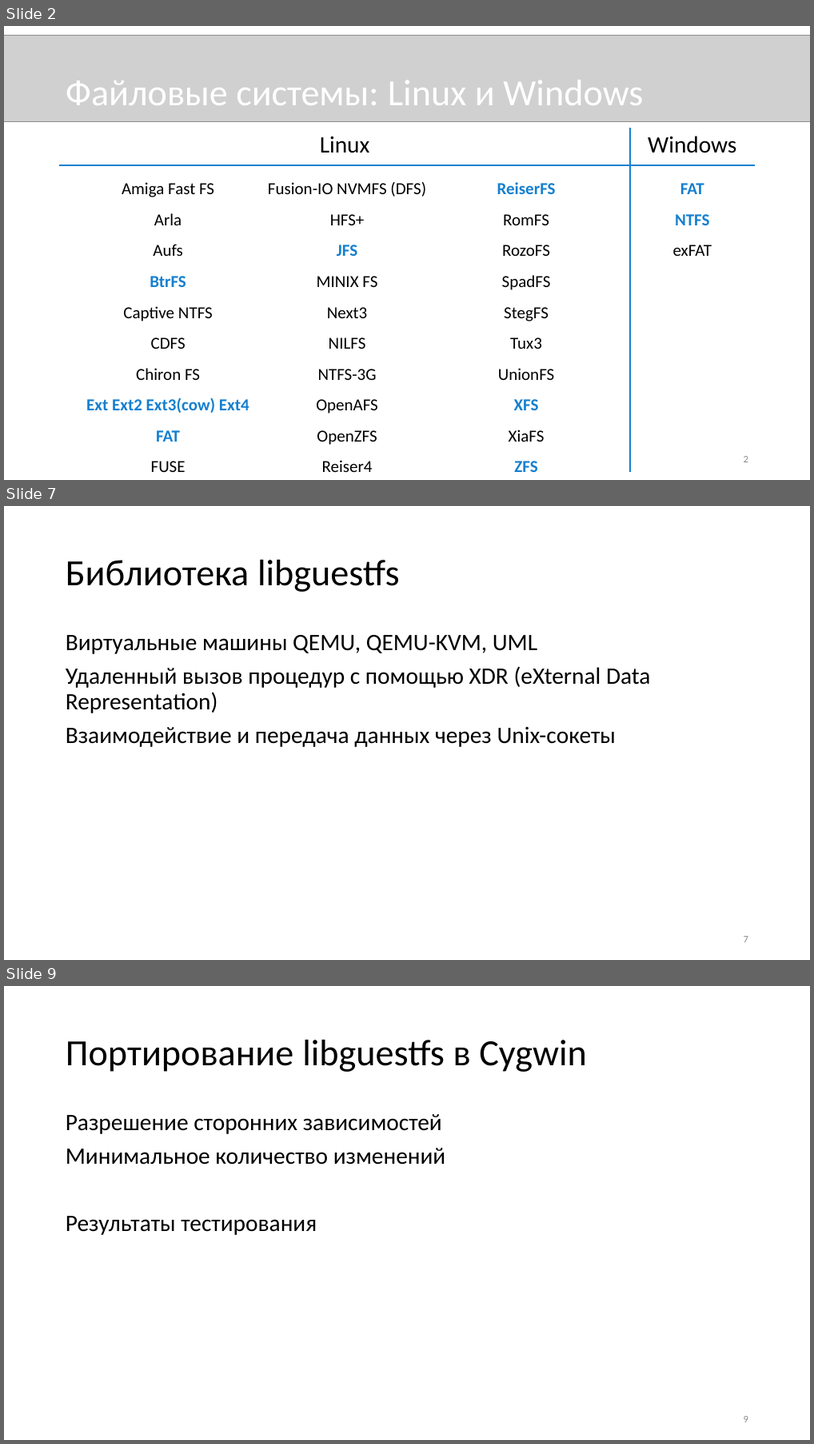
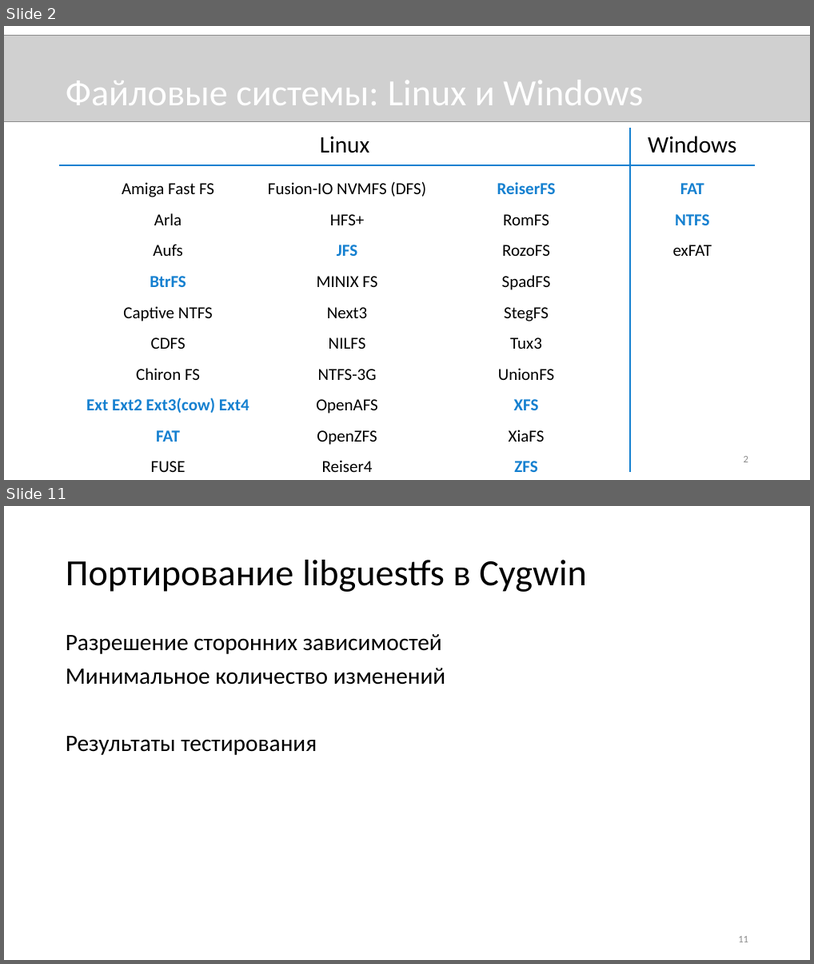
Before and after one commit to novokrest/master-thesis, a slide deck: presentation.pptx. Shown one above the other, each under a label of ours: slides 2, 7 and 9 before the commit, slides 2 and 11 after it; the slides between them are not shown. The pictures are 814x1444 and 814x964 pixels, drawn with LibreOffice and Linux fonts; fonts in the diff are those of the drawing; grey boxes stand for pictures. Boxes give left, top, right and bottom in pixels: in the first picture for what was removed or moved away, otherwise in the second. Text is boxed around its words. In the diff, an @@ line names an element or a change of style, - is before the commit and + after.

```diff
--- a/presentation.pptx
+++ b/presentation.pptx
@@ slide 7 removed at (x1=4, y1=506, x2=810, y2=960), background #FFFFFF @@
@@ title removed at (x1=66, y1=560, x2=400, y2=592) @@
-Библиотека libguestfs
@@ text removed at (x1=66, y1=635, x2=650, y2=747) @@
-Виртуальные машины QEMU, QEMU-KVM, UML
-Удаленный вызов процедур с помощью XDR (eXternal Data Representation)
-Взаимодействие и передача данных через Unix-сокеты
@@ page number removed at (x1=744, y1=936, x2=749, y2=942) @@
-7
@@ what was slide 9 is now slide 11 @@
@@ page number at (x1=738, y1=936, x2=749, y2=942): text changed @@
-9
+11
```
Also in this commit, not shown: 5 slides changed, 3 slides added, 2 other files.
